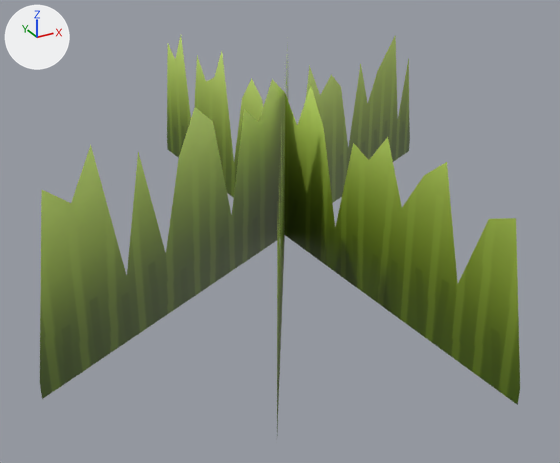
One commit to the FBX model Assets/Models/Grass01.fbx: the scene before it, then after it.
The view is the same before and after, from a 50 mm camera at (-4.85, -20.13, 4.31) aimed at (-0.31, -11.88, 0.18). Lighting does not change. The marker at upper left points along +X, +Y and +Z.
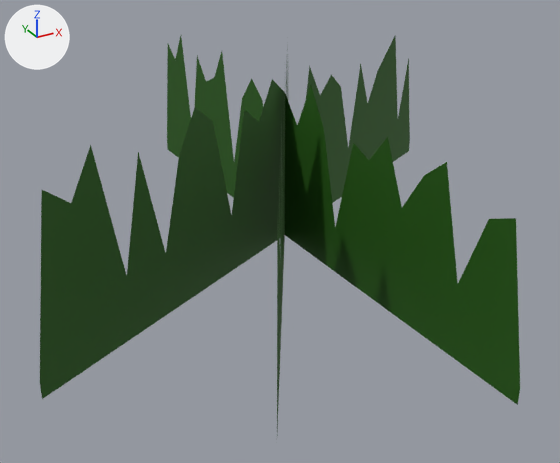
The newer file is also rescaled (x5.484), turned or shifted as a whole; pictures and numbers use the older file's frame.

Pixel boxes (x1, y1, x2, y2) of what changed, in the pictures (560 x 463 px):
'Cube', recoloured: (40, 36, 520, 405) in both

The change, as a list of edits to the scene's bpy script:
```text
Add mat_material_007:
    mat_material_007 = principled_material('Material.007')
    mat_material_007.base_color = (0.0134, 0.0985, 0.0)  # dark green #1f5800
    mat_material_007.roughness = 0.684
Change me_cube_001:
    where me_cube_001.from_pydata(...)  # 174 vertices, 84 faces; spans x -4.25..3.45, y -5.92..2.96, z -0.07..2.44
    remove me_cube_001.materials.append(mat_material_006)  # picture img_grasstexture02_png
    add me_cube_001.materials.append(mat_material_007)  # dark green #1f5800
```
